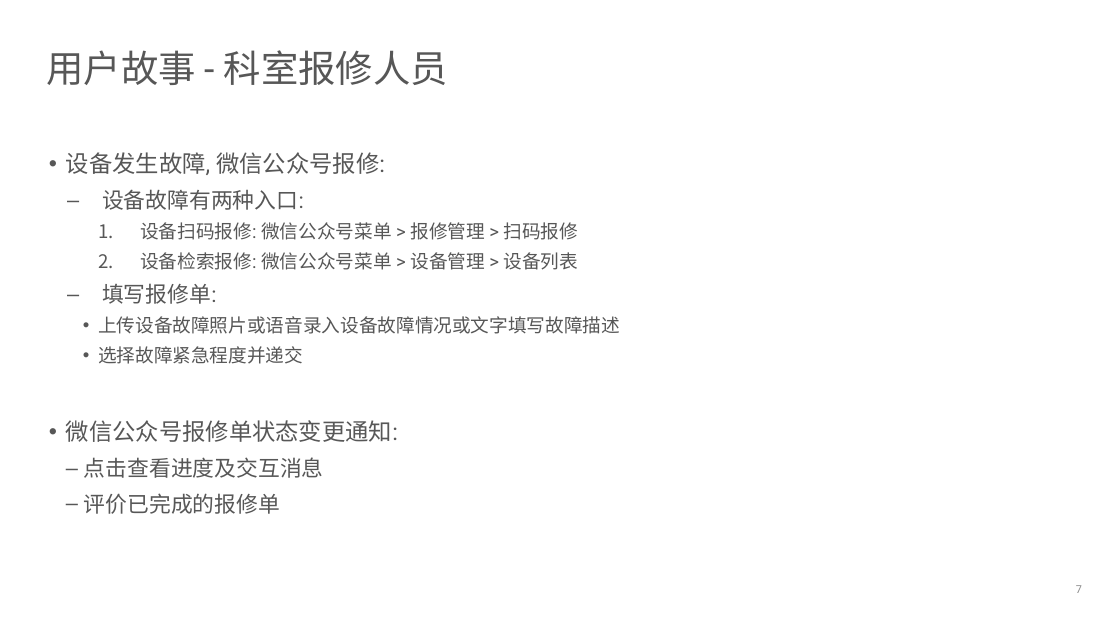
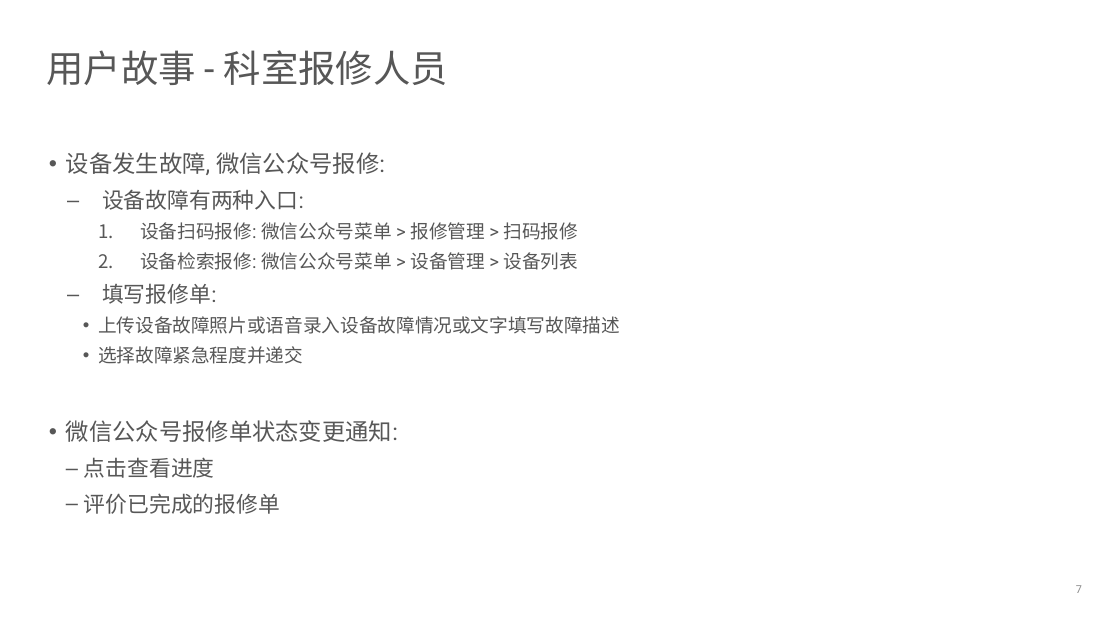
Before and after one commit to devhotmail/APMHome, a slide deck: slide 7 of Document/APM_userstories.pptx. Drawn at 1120x630 pixels with LibreOffice and Linux fonts; fonts in the diff are those of the drawing; background and template pictures are left out. Boxes give left, top, right and bottom in pixels: in the first picture for what was removed or moved away, otherwise in the second. Text is boxed around its words. In the diff, an @@ line names an element or a change of style, - is before the commit and + after.

```diff
--- a/Document/APM_userstories.pptx
+++ b/Document/APM_userstories.pptx
@@ text at (84,457,215,478): text changed @@
-    – 点击查看进度及交互消息
+    – 点击查看进度
```
Also in this commit, not shown: 2 other slides changed.
